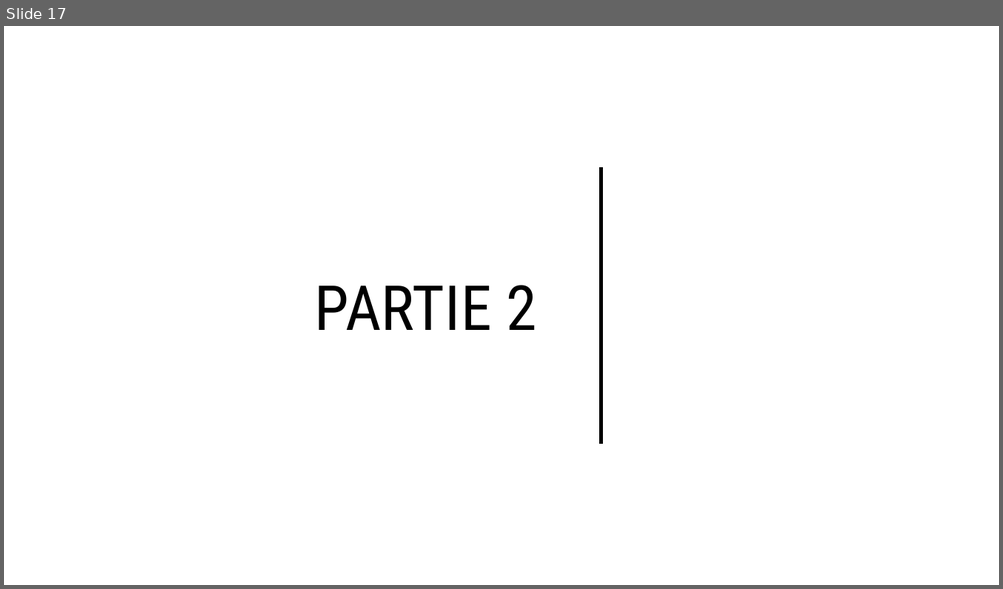
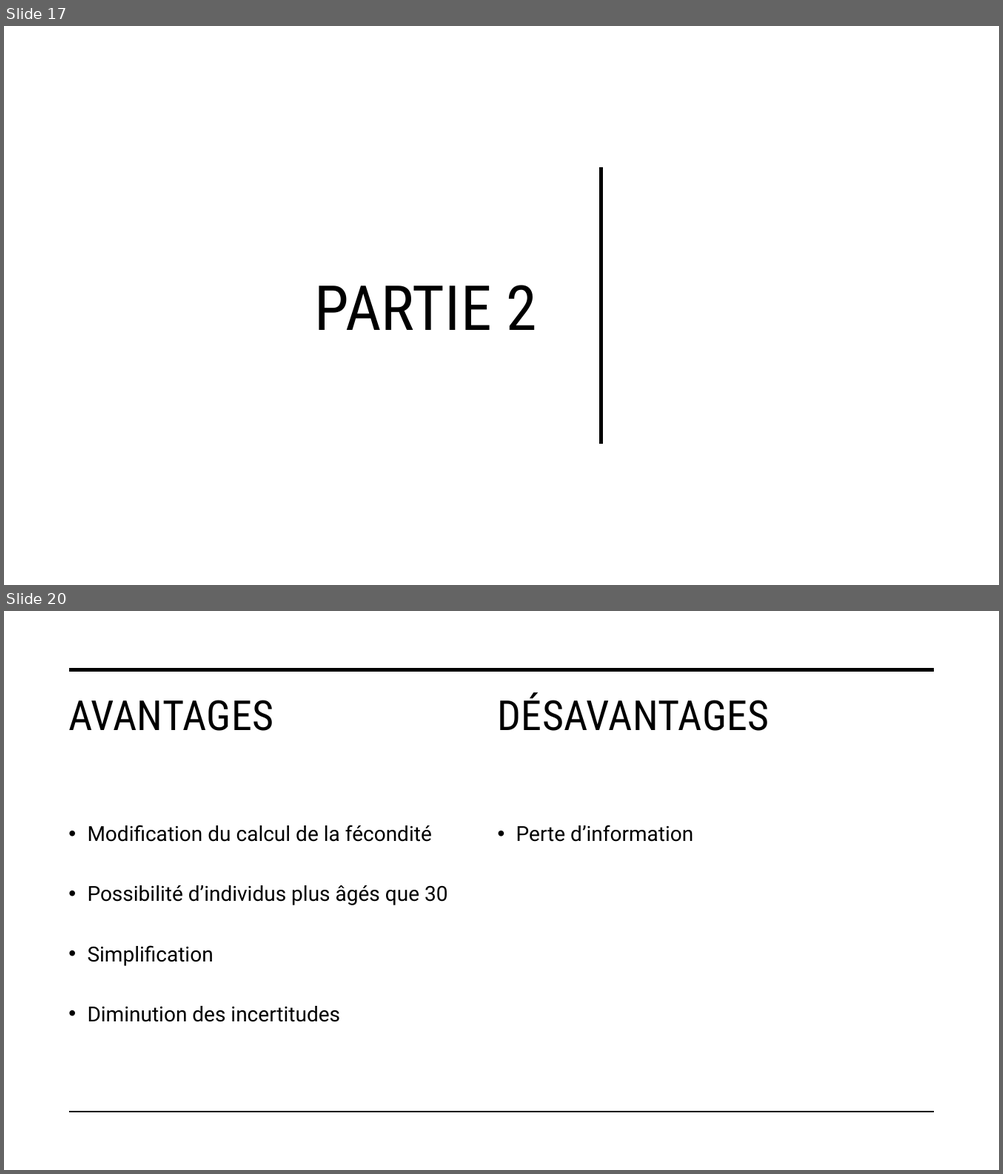
Before and after one commit to PlasseTristan/Projet_final, a slide deck: Rapport/Chevalier_cuivré.pptx. Shown one above the other, each under a label of ours: slide 17 before the commit, slides 17 and 20 after it; the slides between them are not shown. The pictures are 1003x589 and 1003x1174 pixels, drawn with LibreOffice and Linux fonts; fonts in the diff are those of the drawing. Boxes give left, top, right and bottom in pixels: in the first picture for what was removed or moved away, otherwise in the second. Text is boxed around its words. In the diff, an @@ line names an element or a change of style, - is before the commit and + after.

```diff
--- a/Rapport/Chevalier_cuivré.pptx
+++ b/Rapport/Chevalier_cuivré.pptx
@@ slide 20 added at box(4, 611, 999, 1170), background #FFFFFF @@
@@ line added from (70, 670) to (933, 670), #000000 3.5 pt @@
@@ title added at box(68, 692, 769, 731), 40 pt, text #000000 @@
+AVANTAGES
+DÉSAVANTAGES
@@ text added at box(88, 825, 447, 1022), 20 pt, text #000000 @@
+• Modification du calcul de la fécondité
+• Possibilité d’individus plus âgés que 30
+• Simplification
+• Diminution des incertitudes
+• Perte d’information
@@ line added from (70, 1113) to (933, 1113), #000000 1 pt @@
```
Also in this commit, not shown: 8 other slides added, 1 slide removed, 5 other files.
